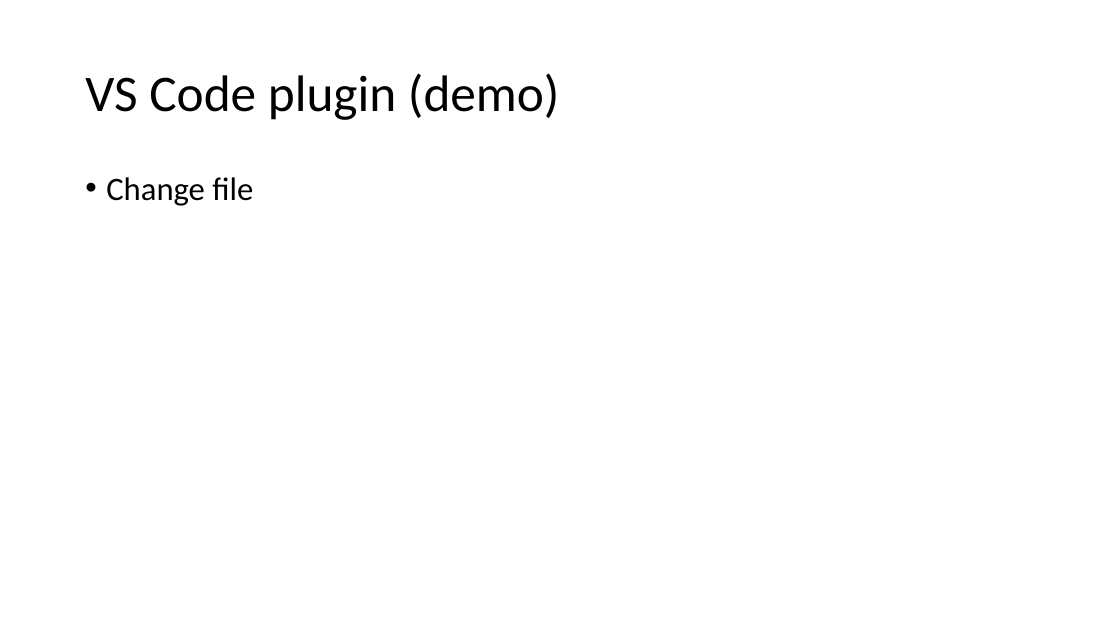
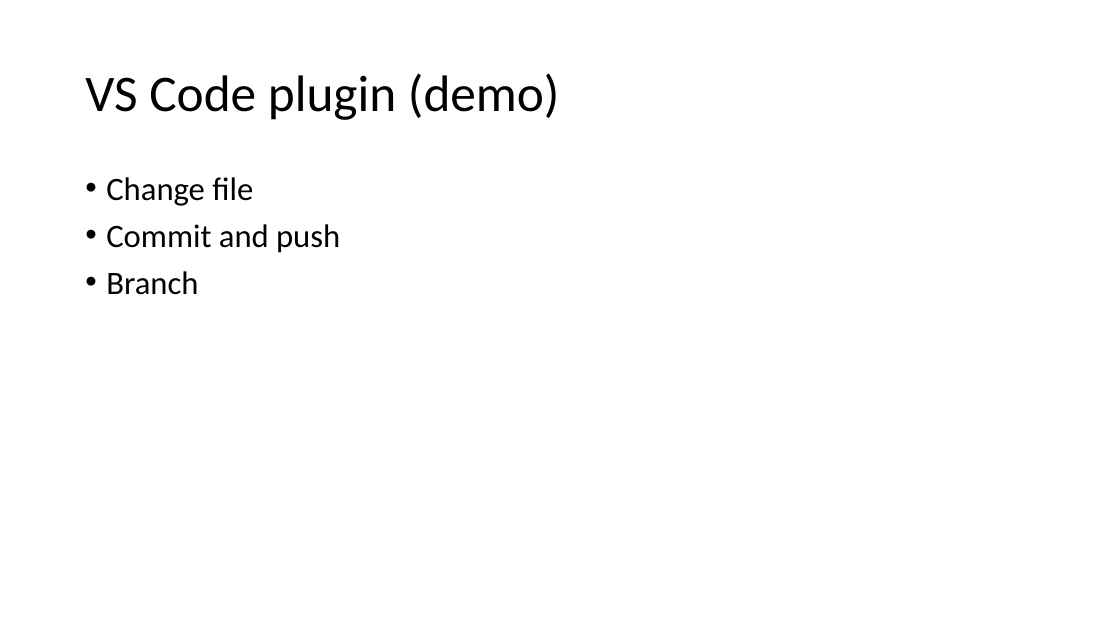
Before and after one commit to ToreAndreAsheim/tech-thursday, a slide deck: slide 13 of 2020-09-03 Git og Github/Git.pptx. Drawn at 1120x630 pixels with LibreOffice and Linux fonts; fonts in the diff are those of the drawing. Boxes give left, top, right and bottom in pixels: in the first picture for what was removed or moved away, otherwise in the second. Text is boxed around its words. In the diff, an @@ line names an element or a change of style, - is before the commit and + after.

```diff
--- a/2020-09-03 Git og Github/Git.pptx
+++ b/2020-09-03 Git og Github/Git.pptx
@@ text at [106,224,340,295]: paragraphs added @@
+• Commit and push
+• Branch
```
Also in this commit, not shown: 3 other slides changed, 1 slide removed.
